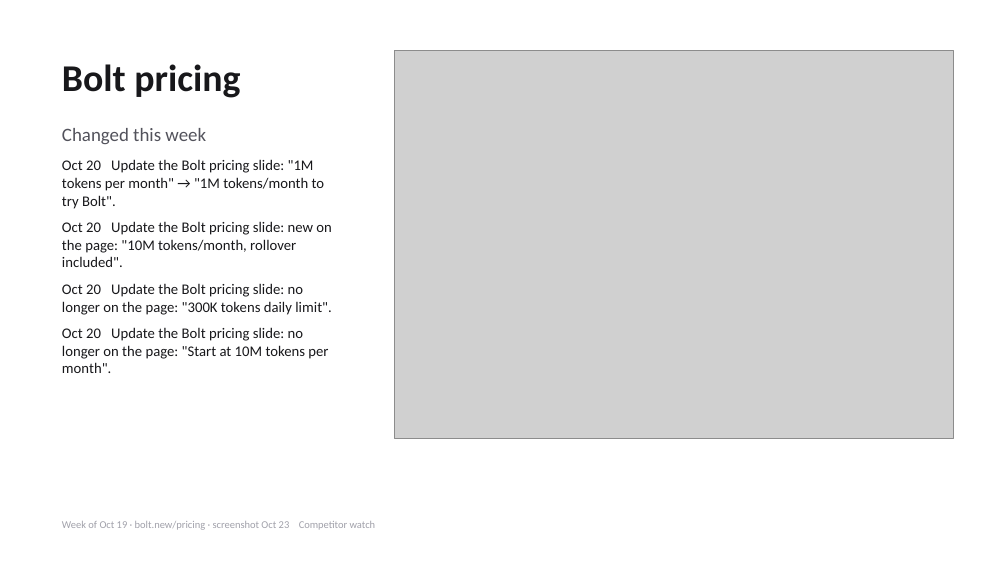
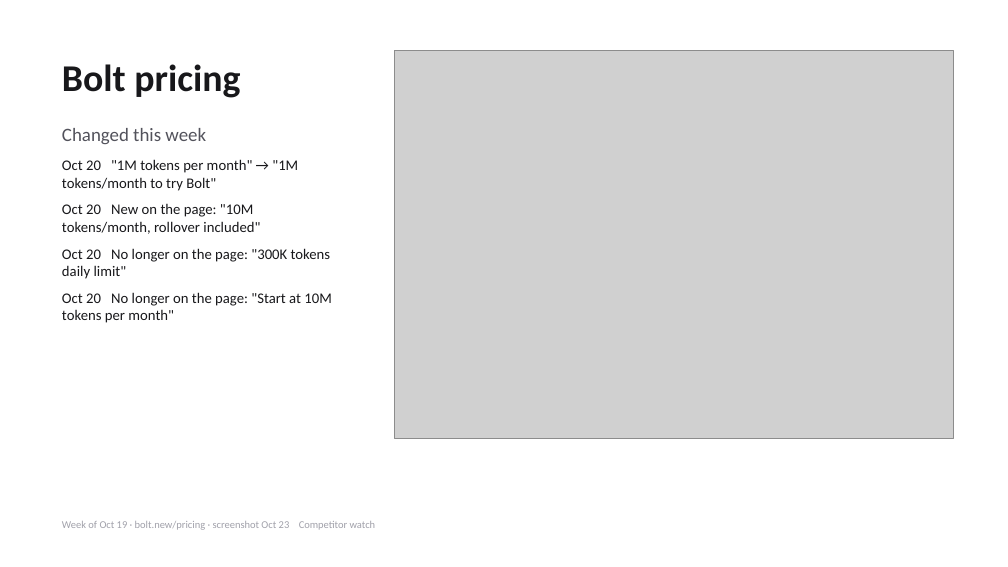
Before and after one commit to matanmill304/brightloop-monday-deck, a slide deck: slide 5 of public/weeks/2026-W43/deck.pptx. Drawn at 1008x567 pixels with LibreOffice and Linux fonts; fonts in the diff are those of the drawing; grey boxes stand for pictures. Boxes give left, top, right and bottom in pixels: in the first picture for what was removed or moved away, otherwise in the second. Text is boxed around its words. In the diff, an @@ line names an element or a change of style, - is before the commit and + after.

```diff
--- a/public/weeks/2026-W43/deck.pptx
+++ b/public/weeks/2026-W43/deck.pptx
@@ text at (x1=62, y1=159, x2=331, y2=323): text changed @@
-Oct 20 Update the Bolt pricing slide: "1M tokens per month" → "1M tokens/month to try Bolt".
-Oct 20 Update the Bolt pricing slide: new on the page: "10M tokens/month, rollover included".
-Oct 20 Update the Bolt pricing slide: no longer on the page: "300K tokens daily limit".
-Oct 20 Update the Bolt pricing slide: no longer on the page: "Start at 10M tokens per month".
+Oct 20 "1M tokens per month" → "1M tokens/month to try Bolt"
+Oct 20 New on the page: "10M tokens/month, rollover included"
+Oct 20 No longer on the page: "300K tokens daily limit"
+Oct 20 No longer on the page: "Start at 10M tokens per month"
```
Also in this commit, not shown: 36 other files.
